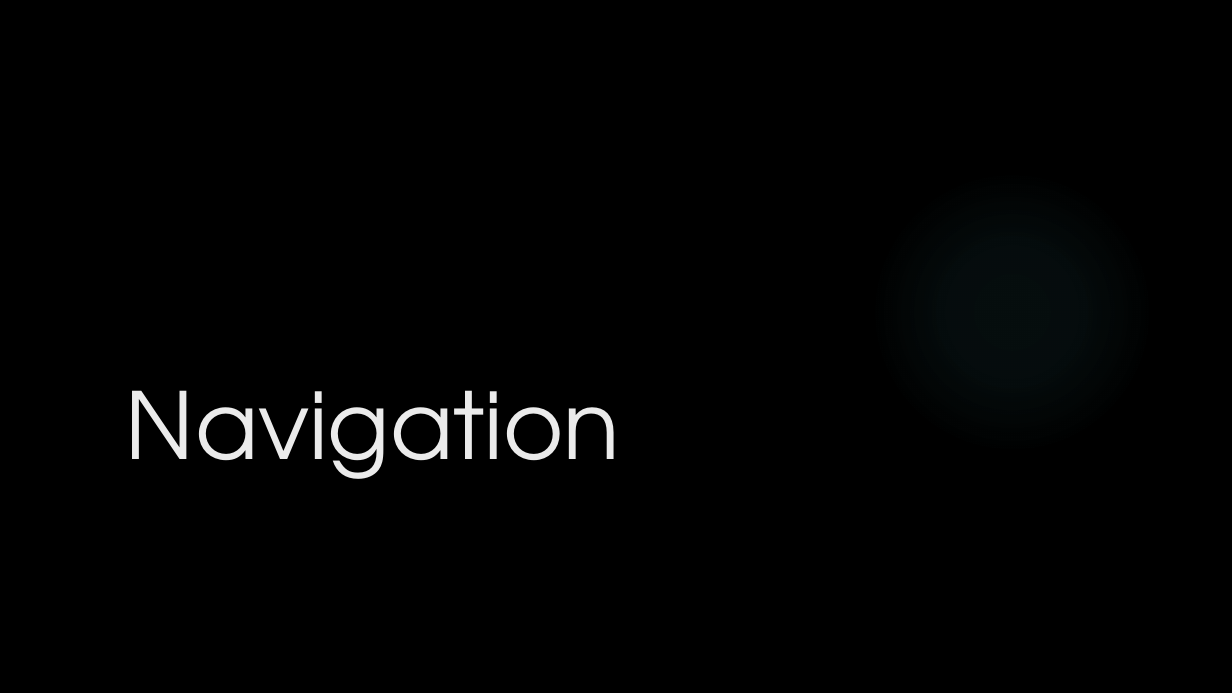
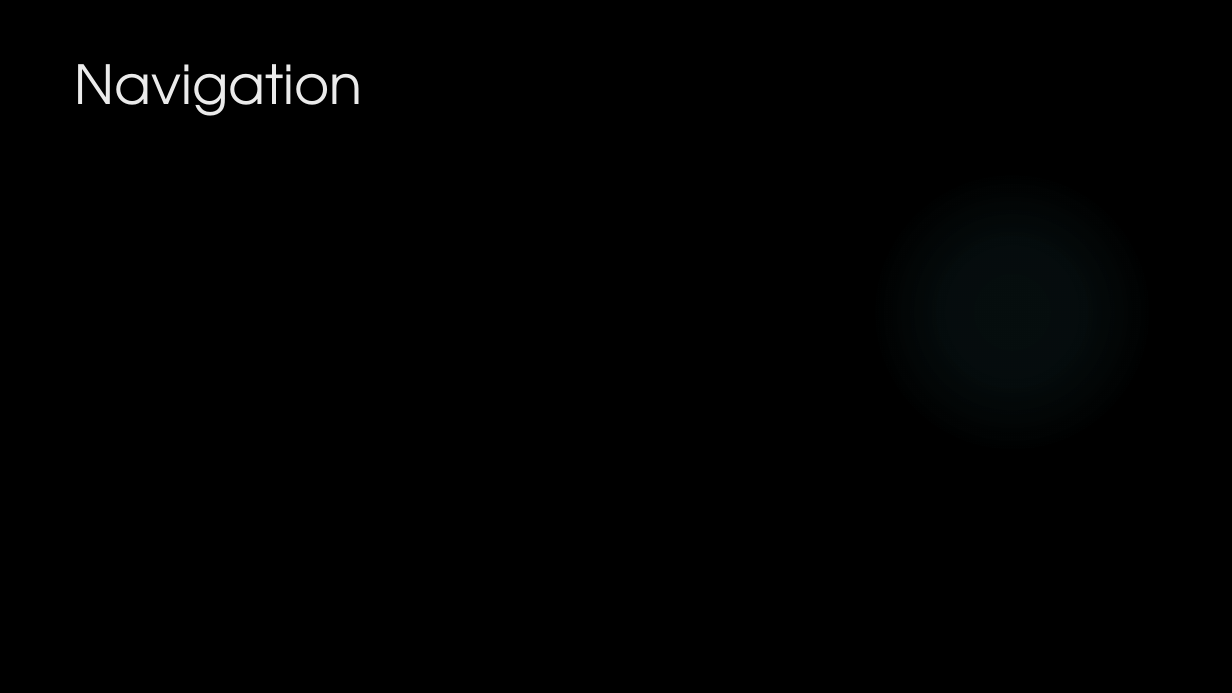
Before and after one commit to HASP-UMN/CubeSat, a slide deck: slide 8 of Presentations/PDR_Presentation.pptx (slide 7 before the commit). Drawn at 1232x693 pixels with LibreOffice and Linux fonts; fonts in the diff are those of the drawing; background and template pictures are left out. Boxes give left, top, right and bottom in pixels: in the first picture for what was removed or moved away, otherwise in the second. Text is boxed around its words. In the diff, an @@ line names an element or a change of style, - is before the commit and + after.

```diff
--- a/Presentations/PDR_Presentation.pptx
+++ b/Presentations/PDR_Presentation.pptx
@@ title "Navigation": place and size @@
-title "Navigation" at (126,390,620,479)
+title "Navigation" at (75,64,363,116)
@@ title "Navigation" at (75,64,363,116): size 72 to 42 pt; vertical alignment bottom to top @@
```
Also in this commit, not shown: 1 slide added, 10 other files.
